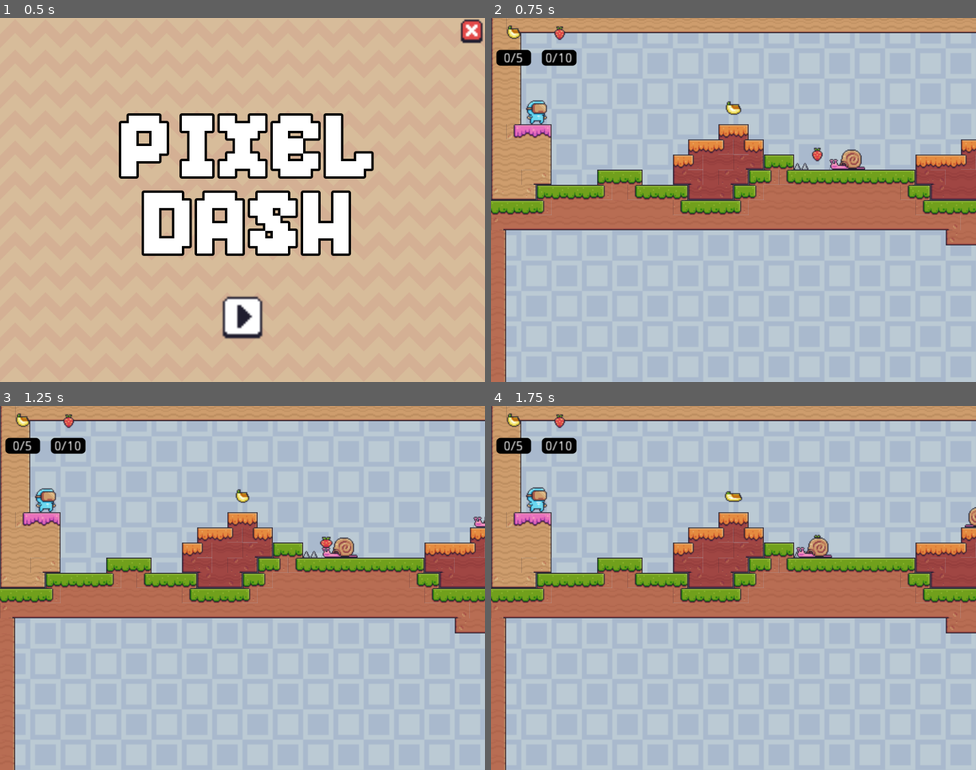
Above: before the commit, frames 1-4 (two rows, left to right).
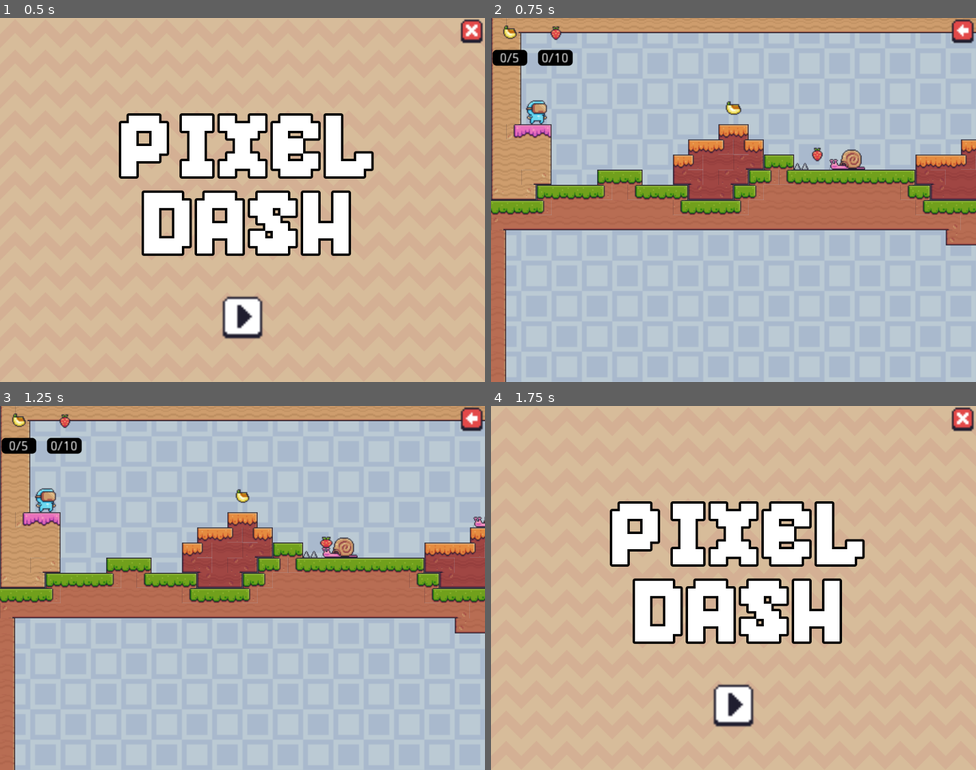
Above: after the commit, the same moments.

Repository: Andorbal/godot-codemash-2023
Game: Godot game, scene res://Scenes/MainMenu/MainMenu.tscn
The game is run twice, just before and just after one commit, with the same random seed, the same clock (stepped at 60 frames per second) and the same inputs. Before the commit the project has no main scene; this scene is started directly in both runs.
Inputs (mouse positions are in pixels of both pictures, inside the frame that each line leads up to):
- Up to frame 1 (0.5 s): no input
- Up to frame 2 (0.75 s): click (733, 316) at 0.5 s
- Up to frame 3 (1.25 s): no input
- Up to frame 4 (1.75 s): click (961, 420) at 1.27 s

Frame 1 is identical in both runs. In frame 2, 0.8% of the frame differs, in the area x 0-100%, y 0-14%; in frame 3, 0.8%; in frame 4, 100%, in the area x 0-100%, y 0-100%.

Commit message:
Add ability to go back to main menu

Diff:
--- a/Scenes/HUD/HUD.gd
+++ b/Scenes/HUD/HUD.gd
@@ -21,3 +21,7 @@
   for fruit_value in fruit_totals.values():
     var fruit_label = "%d/%d" % [fruit_value.current, fruit_value.total]
     fruit_value.labelNode.text = fruit_label
+
+
+func _on_BackButton_pressed():
+  get_tree().change_scene("res://Scenes/MainMenu/MainMenu.tscn")
--- a/Scenes/HUD/HUD.tscn
+++ b/Scenes/HUD/HUD.tscn
@@ -1,8 +1,9 @@
-[gd_scene load_steps=6 format=2]
+[gd_scene load_steps=7 format=2]
 
 [ext_resource path="res://Assets/Art/Items/Fruits/Strawberry.png" type="Texture" id=1]
 [ext_resource path="res://Assets/Art/Items/Fruits/Bananas.png" type="Texture" id=2]
 [ext_resource path="res://Scenes/HUD/HUD.gd" type="Script" id=3]
+[ext_resource path="res://Assets/Art/Menu/Buttons/Back.png" type="Texture" id=4]
 
 [sub_resource type="StyleBoxFlat" id=1]
 bg_color = Color( 0, 0, 0, 1 )
@@ -25,14 +26,13 @@
 expand_margin_top = 2.0
 
 [node name="HUD" type="CanvasLayer"]
-scale = Vector2( 2, 2 )
-transform = Transform2D( 2, 0, 0, 2, 0, 0 )
 script = ExtResource( 3 )
 
 [node name="HBoxContainer" type="HBoxContainer" parent="."]
 anchor_right = 1.0
 margin_left = 8.0
 margin_bottom = 48.0
+rect_scale = Vector2( 2, 2 )
 custom_constants/separation = 16
 
 [node name="BananaVBox" type="VBoxContainer" parent="HBoxContainer"]
@@ -89,3 +89,15 @@
 text = "00/00"
 align = 1
 valign = 1
+
+[node name="BackButton" type="TextureButton" parent="."]
+anchor_left = 1.0
+anchor_right = 1.0
+margin_left = -56.0
+margin_bottom = 56.0
+rect_pivot_offset = Vector2( 56, 0 )
+texture_normal = ExtResource( 4 )
+expand = true
+stretch_mode = 5
+
+[connection signal="pressed" from="BackButton" to="." method="_on_BackButton_pressed"]
--- a/project.godot
+++ b/project.godot
@@ -11,6 +11,7 @@
 [application]
 
 config/name="PixelDash"
+run/main_scene="res://Scenes/MainMenu/MainMenu.tscn"
 config/icon="res://icon.png"
 
 [display]
